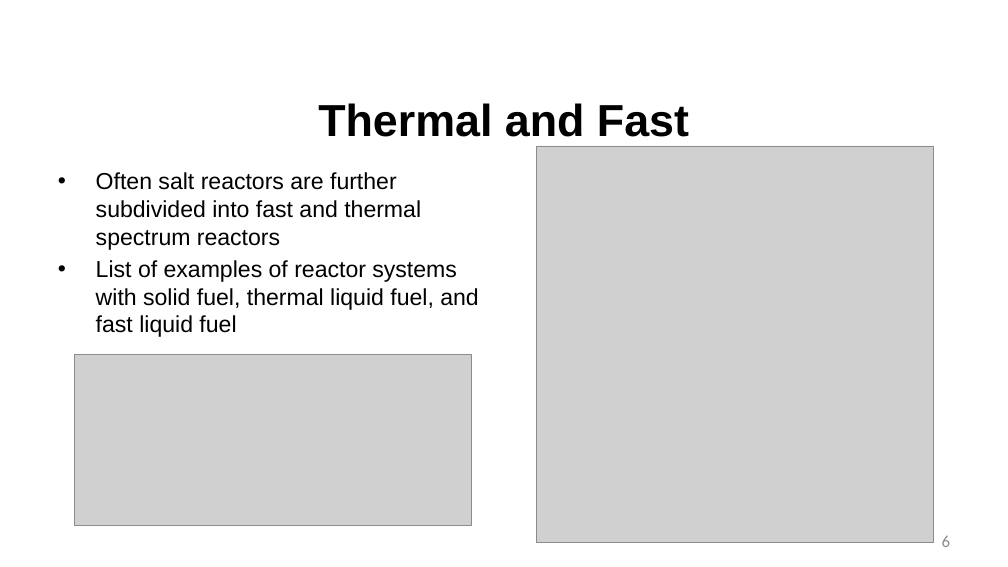
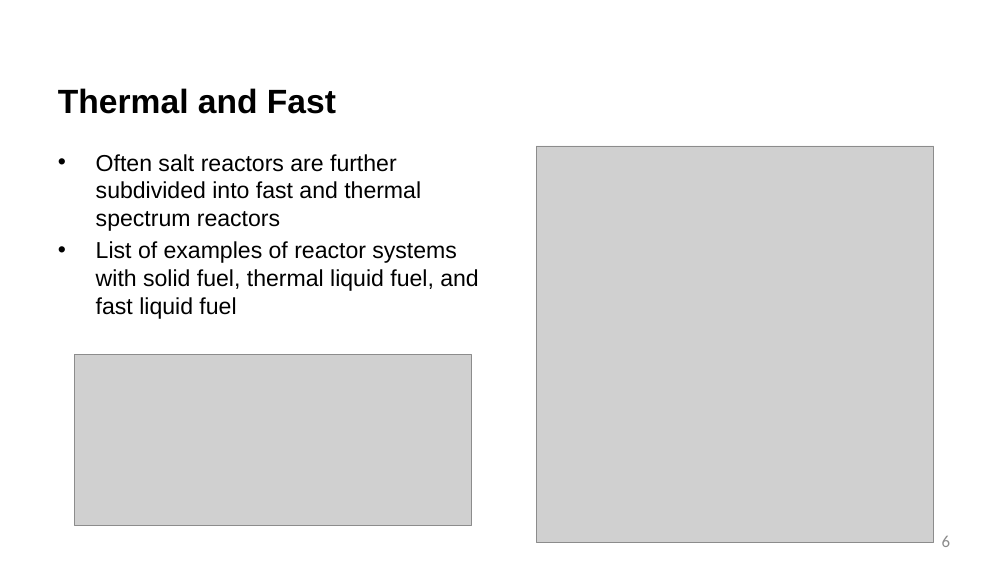
Before and after one commit to benbeeler/TEACHING, a slide deck: slide 6 of Advanced Reactor Materials/Fall2025/Lec13_MoltenSalts.pptx. Drawn at 1008x567 pixels with LibreOffice and Linux fonts; fonts in the diff are those of the drawing; grey boxes stand for pictures; background and template pictures are left out. Boxes give left, top, right and bottom in pixels: in the first picture for what was removed or moved away, otherwise in the second. Text is boxed around its words. In the diff, an @@ line names an element or a change of style, - is before the commit and + after.

```diff
--- a/Advanced Reactor Materials/Fall2025/Lec13_MoltenSalts.pptx
+++ b/Advanced Reactor Materials/Fall2025/Lec13_MoltenSalts.pptx
@@ title "Thermal and Fast": place and size @@
-title "Thermal and Fast" at (318,103,689,137)
+title "Thermal and Fast" at (58,88,336,114)
@@ title "Thermal and Fast" at (58,88,336,114): size 42.7 to 32 pt; alignment centre to left @@
@@ text "Often salt reactors are further ...": place and size @@
-text "Often salt reactors are further ..." at (96,172,478,337)
+text "Often salt reactors are further ..." at (96,154,478,319)
```
Also in this commit, not shown: 26 other slides changed, 1 slide added, 1 slide removed, 6 other files.
